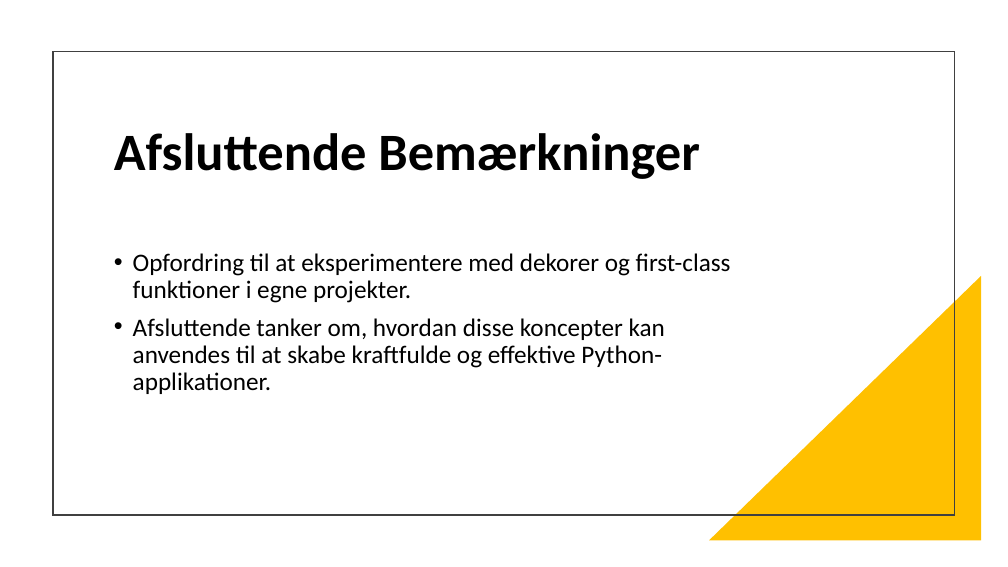
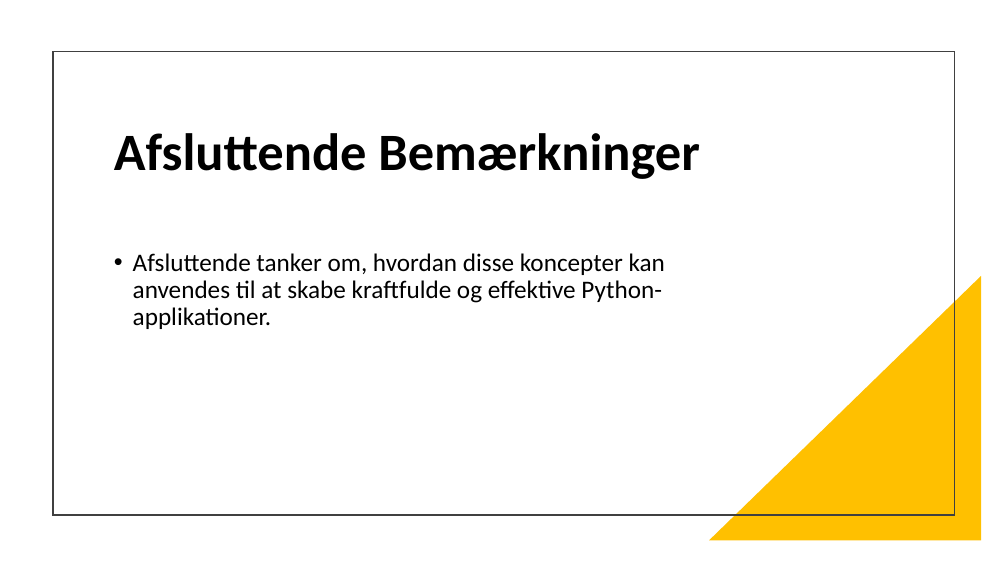
Before and after one commit to MalikKtK/Python-EksameNy, a slide deck: slide 10 of Functions and Decorators/Functions and Decorators.pptx. Drawn at 1008x567 pixels with LibreOffice and Linux fonts; fonts in the diff are those of the drawing. Boxes give left, top, right and bottom in pixels: in the first picture for what was removed or moved away, otherwise in the second. Text is boxed around its words. In the diff, an @@ line names an element or a change of style, - is before the commit and + after.

```diff
--- a/Functions and Decorators/Functions and Decorators.pptx
+++ b/Functions and Decorators/Functions and Decorators.pptx
@@ text at <box>133,253,731,303</box>: paragraph removed @@
-• Opfordring til at eksperimentere med dekorer og first-class funktioner i egne projekter.
```
Also in this commit, not shown: 1 other slide changed, 6 other files.
